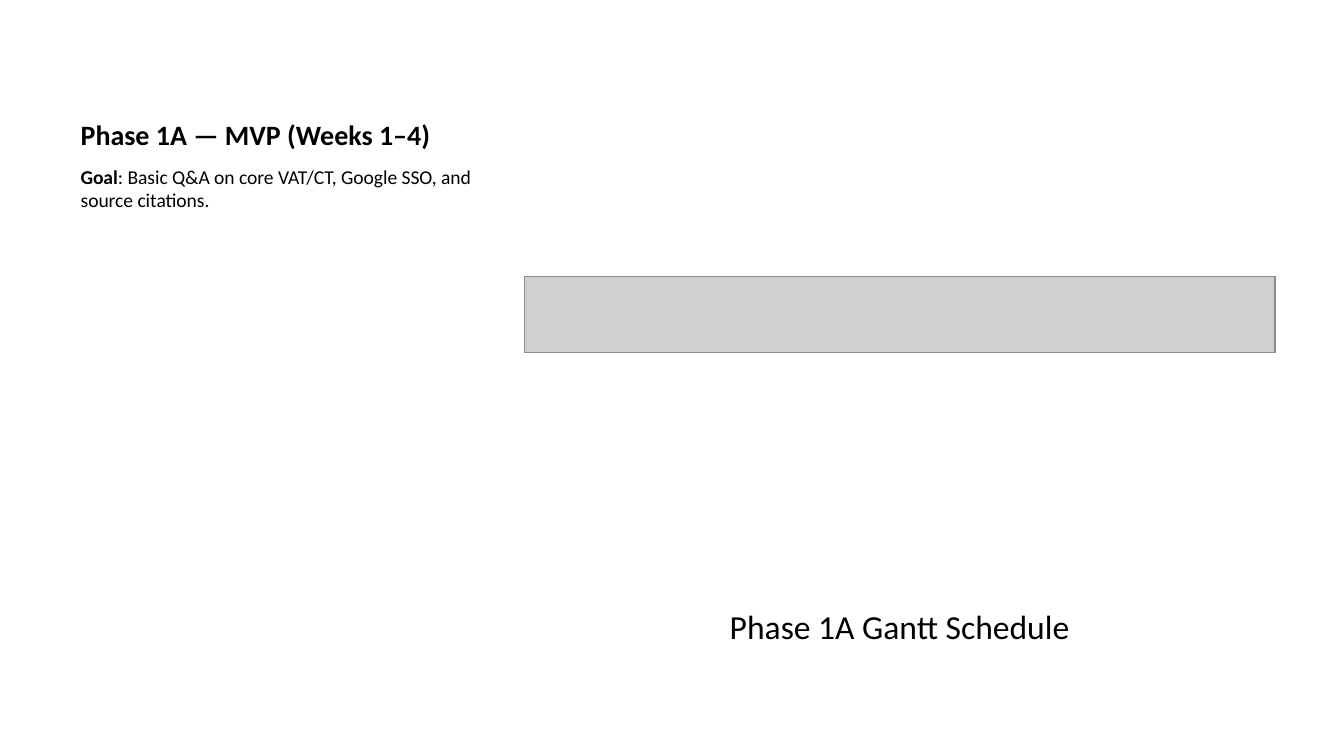
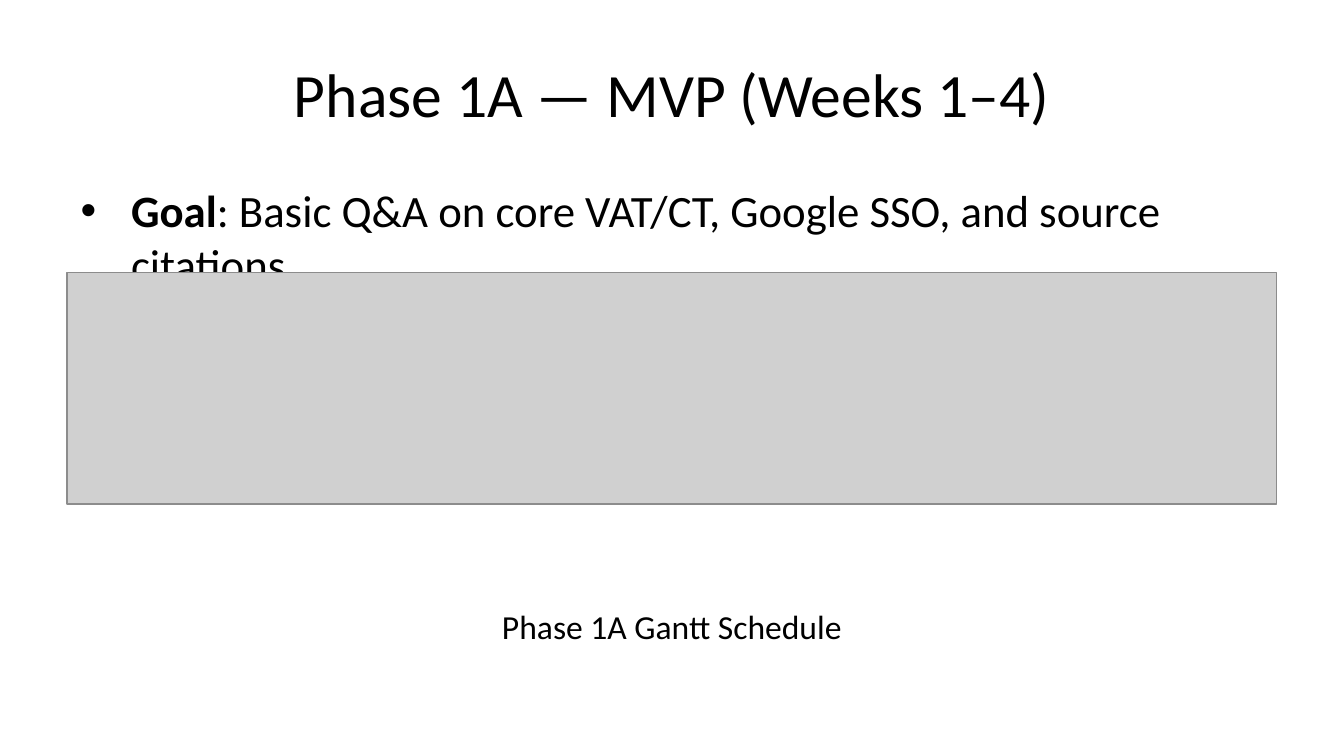
Before and after one commit to igor-kan/quarto-writing, a slide deck: slide 14 of posts/aurora_internal_ai_assistant_proposal_slides.pptx. Drawn at 1344x756 pixels with LibreOffice and Linux fonts; fonts in the diff are those of the drawing; grey boxes stand for pictures. Boxes give left, top, right and bottom in pixels: in the first picture for what was removed or moved away, otherwise in the second. Text is boxed around its words. In the diff, an @@ line names an element or a change of style, - is before the commit and + after.

Commit message:
feat: restore original slide deck styling and update pricing

```diff
--- a/posts/aurora_internal_ai_assistant_proposal_slides.pptx
+++ b/posts/aurora_internal_ai_assistant_proposal_slides.pptx
@@ title "Phase 1A — MVP (Weeks ..." at [294,72,1050,126]: size 15 to 33 pt, bold off; alignment left to centre; vertical alignment bottom to middle @@
@@ text "Goal: Basic Q&A on core ...": place and size @@
-text "Goal: Basic Q&A on core ..." at [81,170,471,207]
+text "Goal: Basic Q&A on core ..." at [131,195,1160,273]
@@ text "Goal: Basic Q&A on core ..." at [131,195,1160,273]: size 10.5 to 24 pt; bullet none to •; more space between paragraphs @@
@@ picture added at [67,273,1277,504] @@
@@ picture removed at [524,277,1274,353] @@
@@ text "Phase 1A Gantt Schedule": place and size @@
-text "Phase 1A Gantt Schedule" at [730,615,1070,640]
+text "Phase 1A Gantt Schedule" at [502,615,842,640]
```
Also in this commit, not shown: 20 other slides changed.
